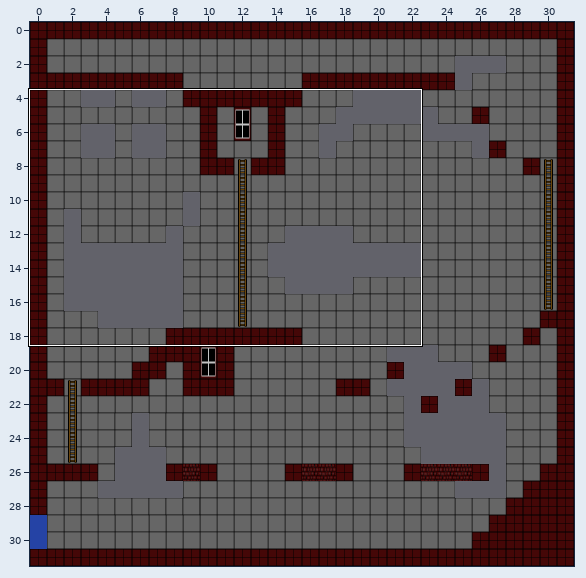
Two versions of a level (Tiled map, tower-of-darkness-xna/tower-of-darkness-xna/tower-of-darkness-xnaContent/maps/tower4.tmx). Above: a wide view before the commit, with the close-up outlined.
Close-up. Before the edit:
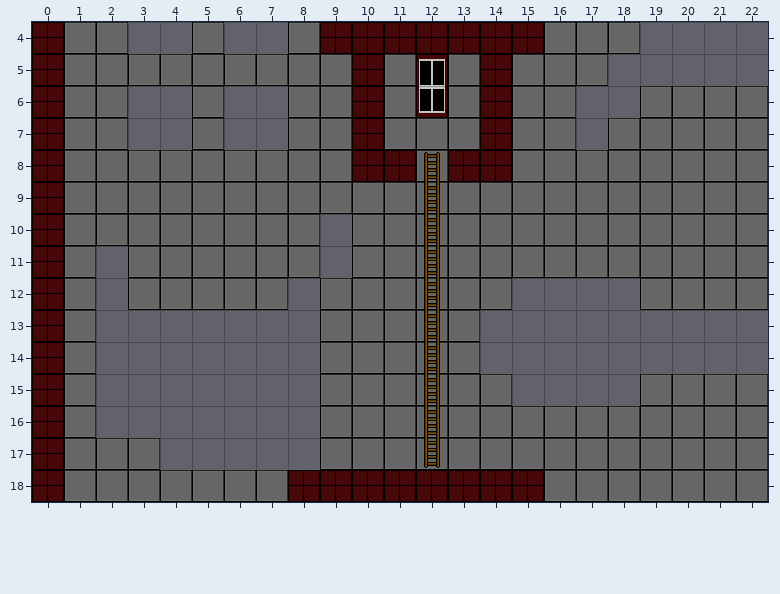
Cells are 32x32 px. Shown: x 0..22, y 4..18. The commit also changed other parts of the map, which this record leaves out.
Now the later version:
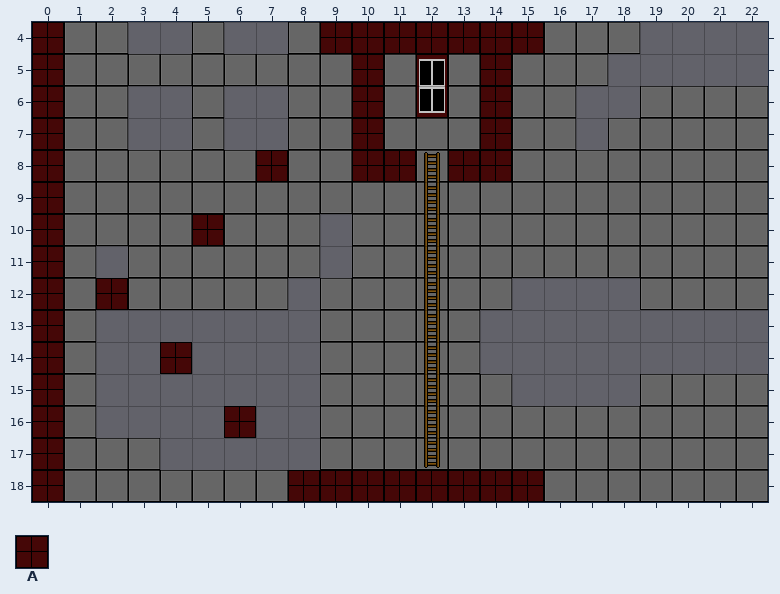
Key: from "Tileset": A 40.
_ is an empty cell, . an unchanged one.
Tiles of an added or newly shown layer are drawn over the layers below it.
From old to new:
--- layer "Breakable" (added)
@@ x 7..7 @@
- 8 _
+ 8 A
@@ x 5..5 @@
-10 _
+10 A
@@ x 2..2 @@
-12 _
+12 A
@@ x 4..4 @@
-14 _
+14 A
@@ x 6..6 @@
-16 _
+16 A
Changed places in both close-ups, as pixel boxes (x1, y1, x2, y2):
added: (257, 150, 288, 181)
added: (193, 214, 224, 245)
added: (96, 278, 128, 310)
added: (160, 342, 192, 374)
added: (224, 406, 256, 438)
